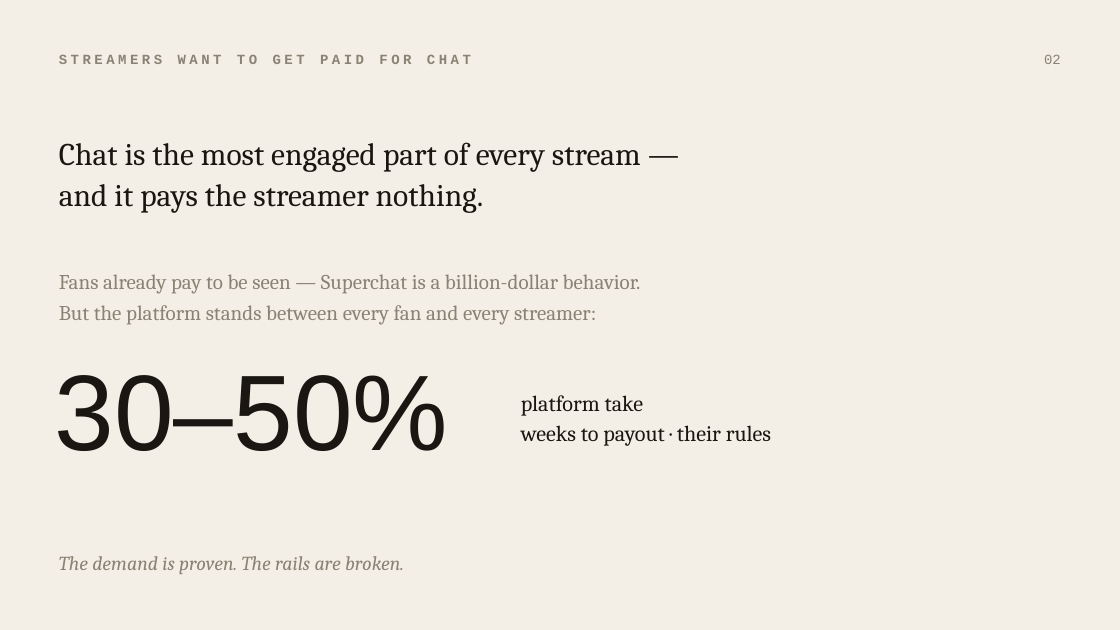
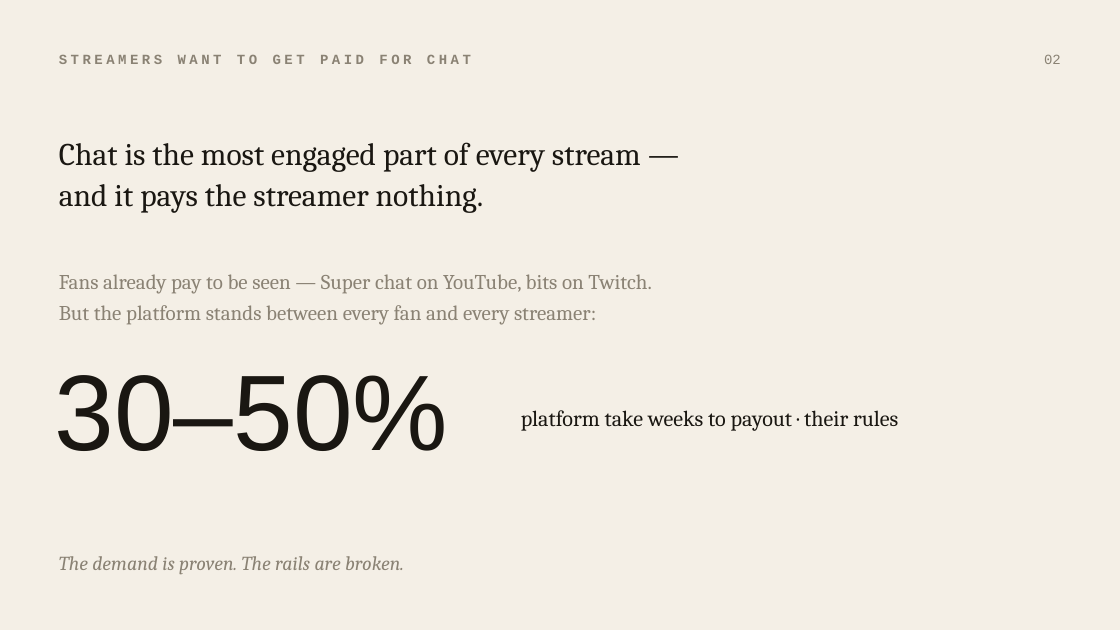
Before and after one commit to Nikita-sud/MonadChat, a slide deck: slide 2 of MonadChat-pitch.pptx. Drawn at 1120x630 pixels with LibreOffice and Linux fonts; fonts in the diff are those of the drawing. Boxes give left, top, right and bottom in pixels: in the first picture for what was removed or moved away, otherwise in the second. Text is boxed around its words. In the diff, an @@ line names an element or a change of style, - is before the commit and + after.

```diff
--- a/MonadChat-pitch.pptx
+++ b/MonadChat-pitch.pptx
@@ text at (59,274,651,294): text changed @@
-Fans already pay to be seen — Superchat is a billion-dollar behavior.
+Fans already pay to be seen — Super chat on YouTube, bits on Twitch.
@@ text at (521,410,898,431): text changed @@
-platform take
-weeks to payout · their rules
+platform take weeks to payout · their rules
```
Also in this commit, not shown: 3 other slides changed, 1 slide removed, 1 other file.
